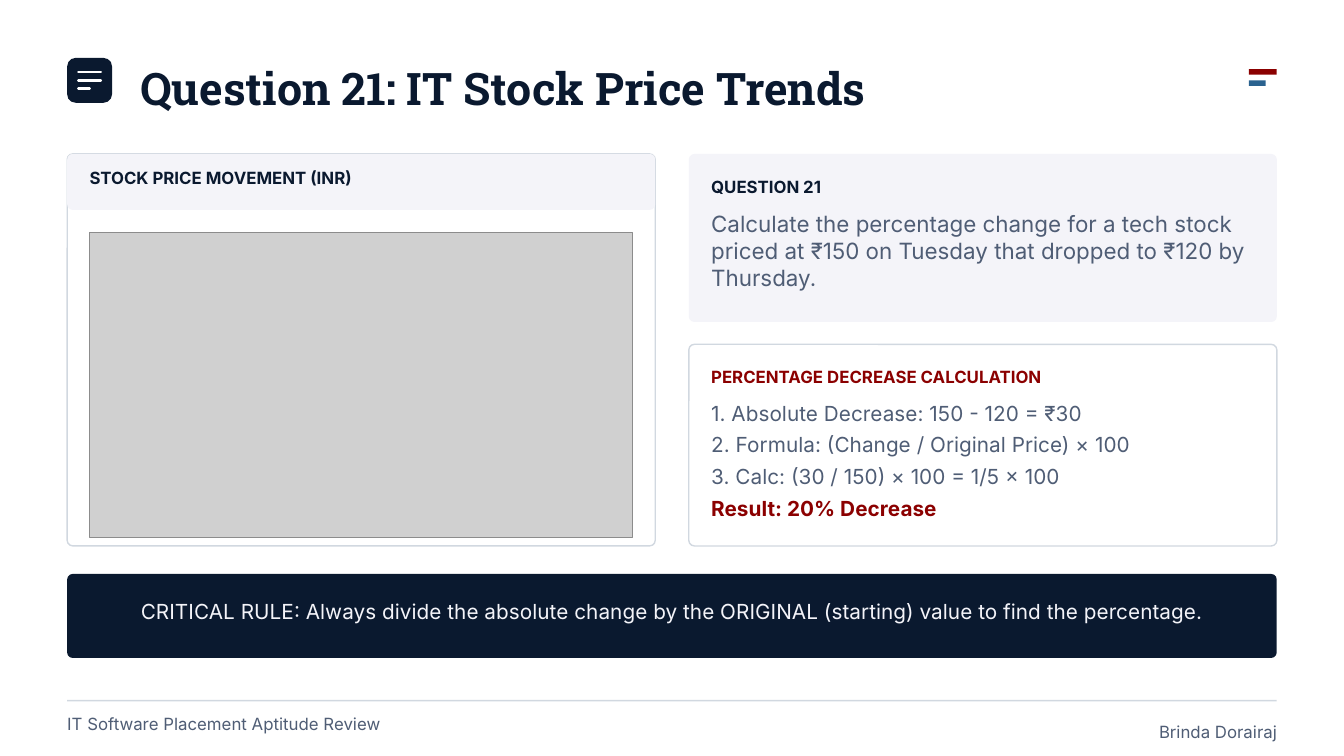
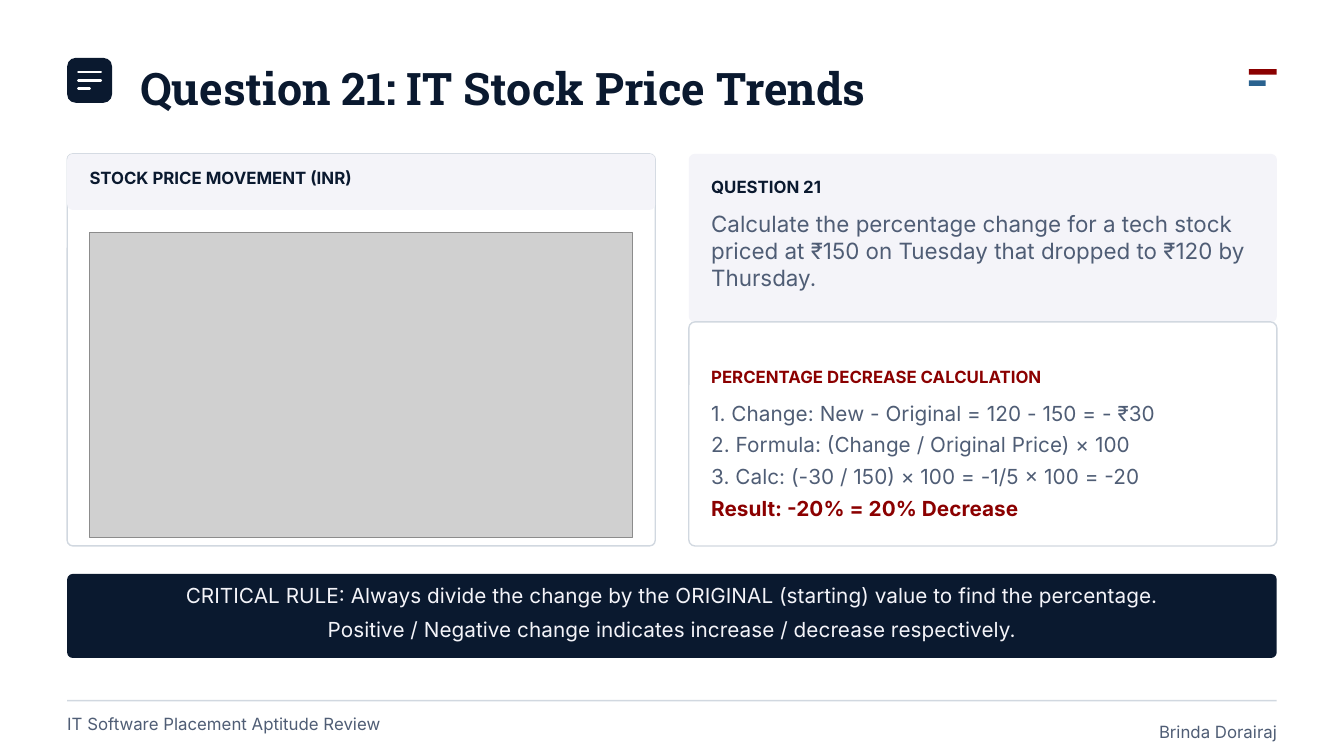
Before and after one commit to brinda-25/workshop, a slide deck: slide 12 of Day1/aptitude/aptitude_quiz.pptx. Drawn at 1344x756 pixels with LibreOffice and Linux fonts; fonts in the diff are those of the drawing; grey boxes stand for pictures. Boxes give left, top, right and bottom in pixels: in the first picture for what was removed or moved away, otherwise in the second. Text is boxed around its words. In the diff, an @@ line names an element or a change of style, - is before the commit and + after.

```diff
--- a/Day1/aptitude/aptitude_quiz.pptx
+++ b/Day1/aptitude/aptitude_quiz.pptx
@@ rounded rectangle: place and size @@
-rounded rectangle at [688,344,1277,546]
+rounded rectangle at [688,323,1277,547]
@@ text at [711,405,1155,426]: text changed @@
-1. Absolute Decrease: 150 - 120 = ₹30
+1. Change: New - Original = 120 - 150 = - ₹30
@@ text at [711,467,1139,517]: text changed @@
-3. Calc: (30 / 150) × 100 = 1/5 × 100
-Result: 20% Decrease
+3. Calc: (-30 / 150) × 100 = -1/5 × 100 = -20
+Result: -20% = 20% Decrease
@@ text at [186,587,1157,642]: text changed @@
-CRITICAL RULE: Always divide the absolute change by the ORIGINAL (starting) value to find the percentage.
+CRITICAL RULE: Always divide the change by the ORIGINAL (starting) value to find the percentage.
+Positive / Negative change indicates increase / decrease respectively.
```
Also in this commit, not shown: 7 other slides changed, 1 other file.
